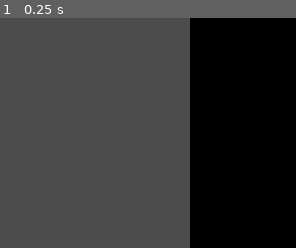
Above: before the commit, frame 1.
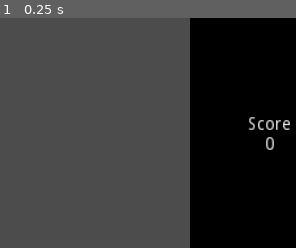
Above: after the commit, the same moment.

Repository: MetRiko/TK-Jam-2022
Game: Godot game, scene res://Scenes/Root.tscn
The game is run twice, just before and just after one commit, with the same random seed, the same clock (stepped at 60 frames per second) and the same inputs.
Inputs:
- Up to frame 1 (0.25 s): no input
The pictures show only the part of the screen within x 50-100%, y 22-72%; the shares and areas given below are measured in that part.

The runs differ from the first frame. In frame 1, 0.5% of the frame differs, in the area x 84-98%, y 43-58%.

Commit message:
Add explosive ball

Diff:
--- /dev/null
+++ b/Scenes/Explosion.gd
@@ -0,0 +1,10 @@
+extends Area2D
+
+func _ready():
+	connect("body_entered",self,"onBodyEntered")
+
+func onBodyEntered(body):
+	var bodies = get_overlapping_bodies()
+	for b in bodies:
+		b.destroy()
+	queue_free()
--- /dev/null
+++ b/Scenes/Explosion.tscn
@@ -0,0 +1,14 @@
+[gd_scene load_steps=3 format=2]
+
+[ext_resource path="res://Scenes/Explosion.gd" type="Script" id=1]
+
+[sub_resource type="CircleShape2D" id=1]
+radius = 40.0
+
+[node name="ExplosionArea" type="Area2D"]
+collision_layer = 32
+collision_mask = 8
+script = ExtResource( 1 )
+
+[node name="ExplosionCollider" type="CollisionShape2D" parent="."]
+shape = SubResource( 1 )
--- /dev/null
+++ b/Scenes/ExplosiveBall.gd
@@ -0,0 +1,33 @@
+extends KinematicBody2D
+
+var velocity = 1.2
+var dirVec = Vector2.ZERO
+
+const particles = preload("res://Scenes/Explosion.tscn")
+
+#func castBall():
+#	dirVec = Vector2(1,1)
+#	dirVec.x = dirVec.x * rand_range(-1,1)*0.1
+
+func _physics_process(delta):
+	var collision = move_and_collide(dirVec*velocity)
+	if collision:
+		if collision.collider.is_in_group("balls_destroyer"):
+			queue_free()
+			return
+		var reflect = collision.remainder.bounce(collision.normal)
+		dirVec = dirVec.bounce(collision.normal)
+		move_and_collide(reflect)
+		if collision.collider.is_in_group("snake"):
+			velocity = 5.0
+		if collision.collider.name.match('*TetrisBlock*'):
+			explode()
+			velocity = 1.5
+
+func explode():
+	var explosion = particles.instance()
+	Game.addParticles(explosion)
+	explosion.global_position = global_position
+#func _ready():
+#	randomize()
+#	castBall()
--- /dev/null
+++ b/Scenes/ExplosiveBall.tscn
@@ -0,0 +1,18 @@
+[gd_scene load_steps=4 format=2]
+
+[ext_resource path="res://Scenes/ExplosiveBall.gd" type="Script" id=1]
+[ext_resource path="res://Sprites/fire_magic_ball.png" type="Texture" id=2]
+
+[sub_resource type="CircleShape2D" id=1]
+radius = 8.0
+
+[node name="ExplosiveBall" type="KinematicBody2D"]
+position = Vector2( 520, 504 )
+collision_mask = 14
+script = ExtResource( 1 )
+
+[node name="CollisionShape2D" type="CollisionShape2D" parent="."]
+shape = SubResource( 1 )
+
+[node name="Sprite" type="Sprite" parent="."]
+texture = ExtResource( 2 )
--- a/Scenes/Level.gd
+++ b/Scenes/Level.gd
@@ -4,3 +4,6 @@
 
 func addBall(ball):
 	balls.add_child(ball)
+
+func getCounter():
+	return $Score
--- a/Scenes/Level.tscn
+++ b/Scenes/Level.tscn
@@ -1,9 +1,10 @@
-[gd_scene load_steps=8 format=2]
+[gd_scene load_steps=9 format=2]
 
 [ext_resource path="res://Scenes/Ball.tscn" type="PackedScene" id=1]
 [ext_resource path="res://Sprites/pixelFullSquare.png" type="Texture" id=2]
 [ext_resource path="res://Tetris/TetrisField.tscn" type="PackedScene" id=3]
-[ext_resource path="res://Scenes/Level.gd" type="Script" id=4]
+[ext_resource path="res://Scenes/Score.gd" type="Script" id=4]
+[ext_resource path="res://Scenes/Level.gd" type="Script" id=5]
 
 [sub_resource type="RectangleShape2D" id=6]
 extents = Vector2( 316, 10 )
@@ -67,3 +68,21 @@
 anchor_mode = 0
 current = true
 zoom = Vector2( 0.5, 0.5 )
+
+[node name="Label" type="Label" parent="."]
+margin_left = 520.0
+margin_top = 160.0
+margin_right = 632.0
+margin_bottom = 280.0
+text = "Score"
+align = 1
+
+[node name="Score" type="Label" parent="."]
+margin_left = 520.0
+margin_top = 176.0
+margin_right = 632.0
+margin_bottom = 190.0
+text = "99999999999999"
+align = 1
+valign = 1
+script = ExtResource( 4 )
--- /dev/null
+++ b/Scenes/Score.gd
@@ -0,0 +1,9 @@
+extends Label
+
+var currScore = 0
+
+func addPoints(points):
+	currScore += points
+
+func _process(delta):
+	text = String(currScore)
--- a/Tetris/TetrisBlock.gd
+++ b/Tetris/TetrisBlock.gd
@@ -37,6 +37,10 @@
 	if blocks[block_id] == null:
 		return
 	var part = particles.instance()
+	if $ShinyEffect.visible == true:
+		Game.getLevel().getCounter().addPoints(100)
+	else:
+		 Game.getLevel().getCounter().addPoints(10)
 	Game.addParticles(part)
 	part.global_position = global_position + Vector2(8,8)
 	part.modulate = blockColor
Not shown: 1 places in Scenes/Level.tscn that only renumber resources
